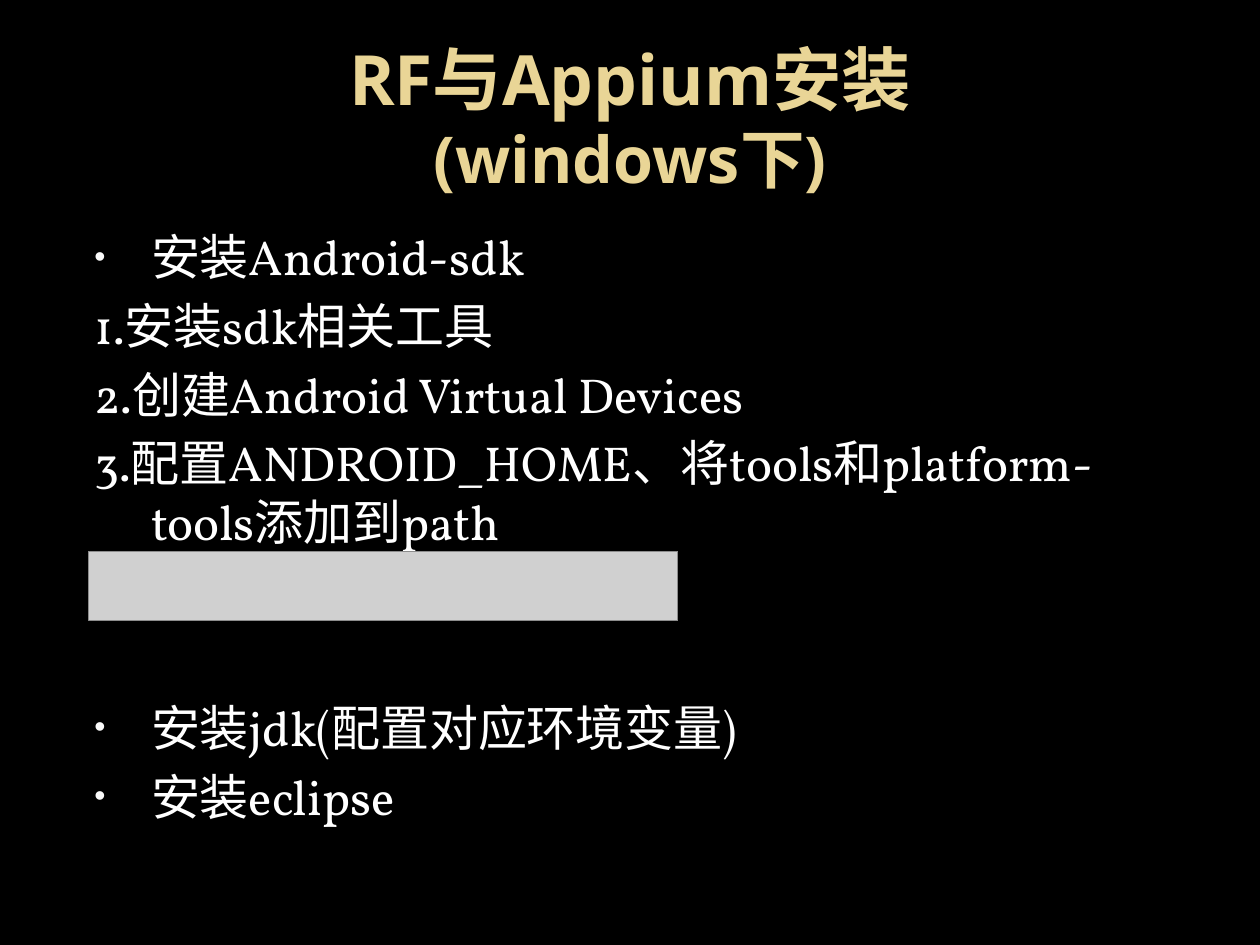
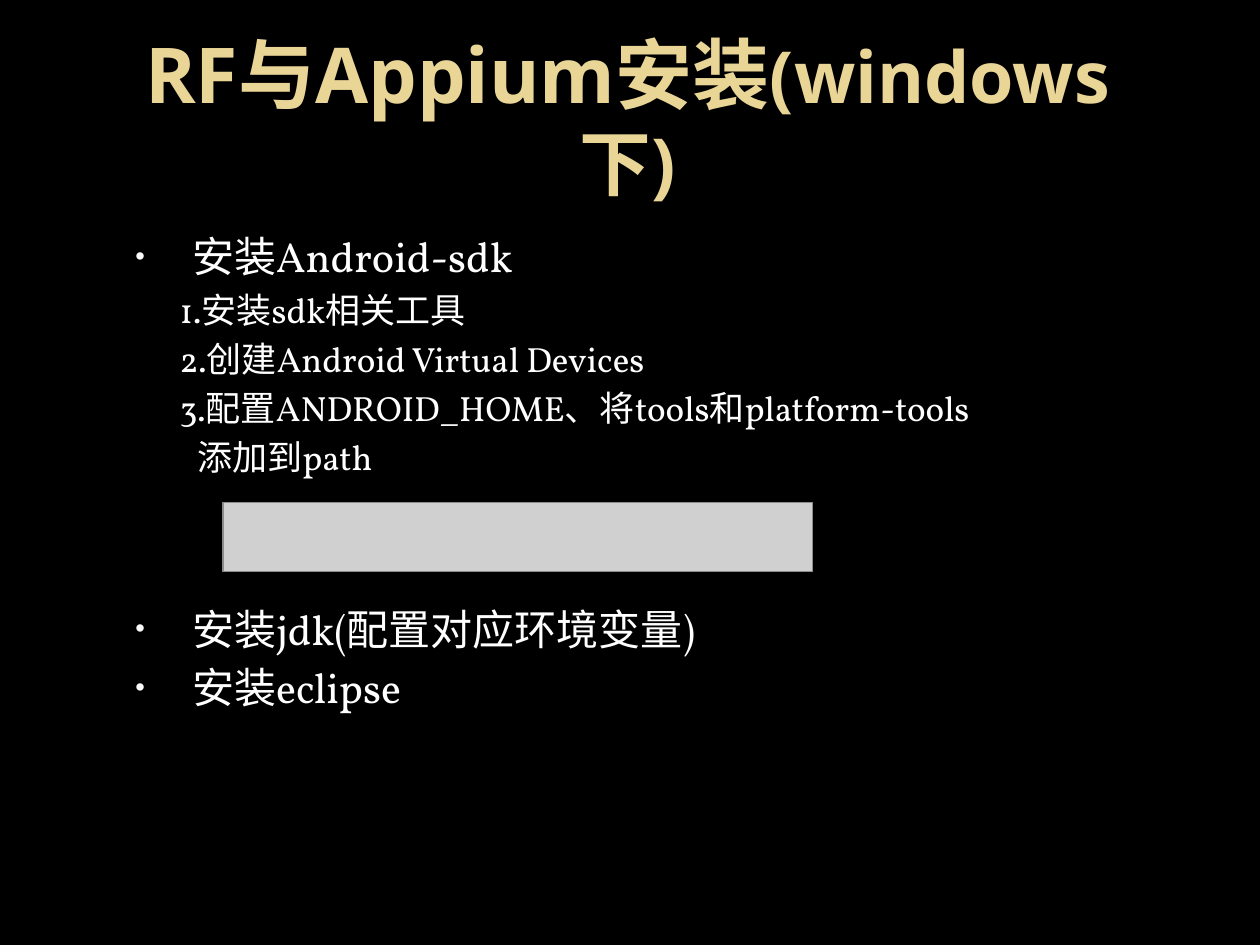
Before and after one commit to elvis2workspace/OPython, a slide deck: slide 11 of 自动化安装包/移动互联网事业部测试自动化实施方案介绍_张修海.pptx. Drawn at 1260x945 pixels with LibreOffice and Linux fonts; fonts in the diff are those of the drawing; grey boxes stand for pictures; background and template pictures are left out. Boxes give left, top, right and bottom in pixels: in the first picture for what was removed or moved away, otherwise in the second. Text is boxed around its words. In the diff, an @@ line names an element or a change of style, - is before the commit and + after.

```diff
--- a/自动化安装包/移动互联网事业部测试自动化实施方案介绍_张修海.pptx
+++ b/自动化安装包/移动互联网事业部测试自动化实施方案介绍_张修海.pptx
@@ title at [145, 37, 770, 122]: text changed; size 39.6 to 44 pt @@
-RF与Appium安装
-(windows下)
+RF与Appium安装(windows下)
@@ text "安装Android-sdk": place and size @@
-text "安装Android-sdk" at [94, 233, 1093, 827]
+text "安装Android-sdk" at [180, 236, 970, 714]
@@ text at [180, 236, 695, 714]: size 28 to 24 pt in "安装Android-sdk", "安装jdk(配置对应环境变量)", "安装eclipse"; size 28 to 20 pt in "1.安装sdk相关工具", "2.创建Android Virtual Devices"; list level 1 to 2 in "1.安装sdk相关工具"; list level 1 to 2 in "2.创建Android Virtual Devices" @@
@@ text at [180, 391, 970, 479]: text changed; size 28 to 20 pt @@
-3.配置ANDROID_HOME、将tools和platform-tools添加到path
+  3.配置ANDROID_HOME、将tools和platform-tools
+  添加到path
@@ picture: place and size @@
-picture at [88, 552, 678, 621]
+picture at [223, 503, 813, 572]
```
Also in this commit, not shown: 7 other slides changed, 6 other files.
